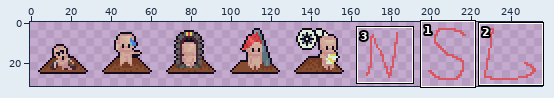
Two versions of one sprite sheet, assets/graphics/editor/Editor_Button_Icons.png. The first picture is a wide view before the edit; the outline marks the close-up.
Close-up. Earlier state:
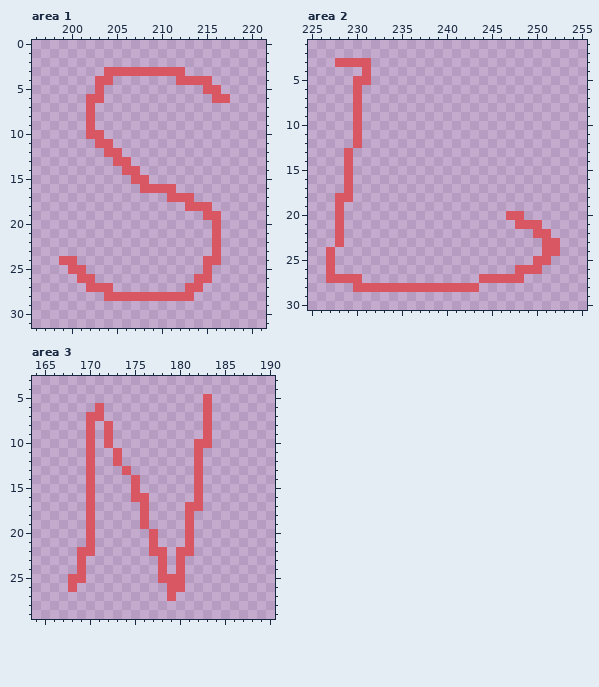
The file is 512x64 pixels, drawn in blocks of 2x2; one block is one cell here. Shown: area 1: x 196..221, y 0..31; area 2: x 225..255, y 1..30; area 3: x 164..190, y 3..29.
The same view after the edit:
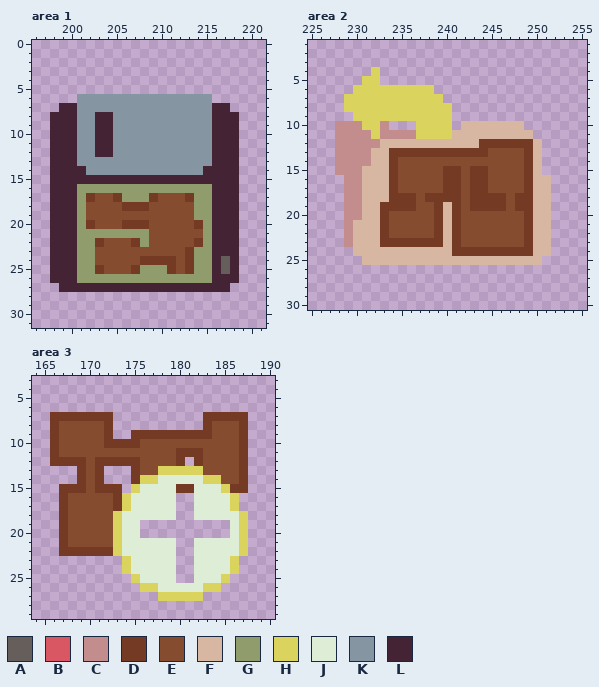
Palette (. is transparent): A #665e5a  B #d95763  C #c38d8d  D #743a24  E #854c30  F #d7b7a2  G #919c6d  H #dad45e  J #deeed6  K #8595a1  L #442434
Changes in this commit:
Changed rows in their new state; - is an unchanged pixel.
Area 1:
first column x 198:
 3 ------.........------
 4 -----..-------....---
 5 -----.-----------..--
 6 ---KKKKKKKKKKKKKKK..-
 7 -LLKKKKKKKKKKKKKKKLL-
 8 LLLKKLLKKKKKKKKKKKLLL
 9 LLLKKLLKKKKKKKKKKKLLL
10 LLLKKLLKKKKKKKKKKKLLL
11 LLLKKLLKKKKKKKKKKKLLL
12 LLLKKLLKKKKKKKKKKKLLL
13 LLLKKKKKKKKKKKKKKKLLL
14 LLLLKKKKKKKKKKKKKLLLL
15 LLLLLLLLLLLLLLLLLLLLL
16 LLLGGGGGGGGGGGGGGGLLL
17 LLLGDEEDGGGDEEEDGGLLL
18 LLLGEEEEDDDEEEEEGGLLL
19 LLLGEEEEEEEEEEEEGGLLL
20 LLLGDEEEDDDEEEEEDGLLL
21 LLLGGGGGGGGEEEEEEGLLL
22 LLLGGDEEEDGEEEEEDGLLL
23 LLLGGEEEEEEEEEEDGGLLL
24 LLLGGEEEEEDDDDEDGGLAL
25 LLLGGDEEEDGGGDEDGGLAL
26 LLLGGGGGGGGGGGGGGGLLL
27 -LLLLLLLLLLLLLLLLLLL-
28 ------..........-----
Area 2:
first column x 227:
 3 -....---------------------
 4 ----.H--------------------
 5 ---.HH--------------------
 6 ---HHHHHHHHH--------------
 7 --HHHHHHHHHHH-------------
 8 --HHHHHHHHHHHH------------
 9 ---HHHHHHHHHHH------------
10 -CCCHHC---HHHH-FFFFFFF----
11 -CCCCHCCCCHHHHFFFFFFFFF---
12 -CCCCCFFFFFFFFFFFDDDDDDF--
13 -CCCCFFDDDDDDDDDDDEEEEDF--
14 -CCCCFFDEEEEEEEEEEEEEEDF--
15 -CCCFFFDEEEEEDDEDDEEEEDF--
16 --CCFFFDEEEEEDDEDDEEEEDFF-
17 --CCFFFDEEEEEDDEDDEEEEDFF-
18 -.CCFFFDDDEDDDDEDDDDEDDFF-
19 -.CCFFDDDDEEDFDEDDDDEDDFF-
20 -.CCFFDEEEEEDFDEEEEEEEDFF-
21 -.CFFFDEEEEEDFDEEEEEEEDFF-
22 -.CFFFDEEEEEDFDEEEEEEEDFF-
23 -.CFFFDDDDDDDFDEEEEEEEDFF.
24 .--FFFFFFFFFFFDDDDDDDDDFF.
25 .---FFFFFFFFFFFFFFFFFFFF.-
26 .--------------------...--
27 ....-------------.....----
28 ---..............---------
Area 3:
first column x 166:
 5 -----------------.----
 6 -----.-----------.----
 7 DDDDDDD----------DDDDD
 8 DEEEEED----------DEEED
 9 DEEEEED--DDDDDDDDDEEED
10 DEEEEEDDDDEEEEEEEEEEED
11 DEEEEEEEEEEEEEDDDEEEED
12 DDDDEDDDDDEEEED-DEEEED
13 ---DED--.DEEHHHHHEEEED
14 ---DED---DHHJJJJJHHEED
15 -DDDEDDD-HJJJJDDJJJHDD
16 -DEEEEEDHJJJJJ--JJJJH-
17 -DEEEEEDHJJJJJ-.JJJJH-
18 -DEEEEEHJJJJJJ-.JJJJJH
19 -DEEEEEHJJ.----.----JH
20 -DEEEEEHJJ-.---.----JH
21 -DEEEEEHJJJJJJ-.JJJJJH
22 -DDDDDDHJJJJJJ..JJJJJH
23 ---.----HJJJJJ.-JJJJH-
24 ---.----HJJJJJ.-JJJJH-
25 --..-----HJJJJ.-JJJH--
26 --.-------HHJJJJJHH---
27 ------------HHHHH-----
Changed places in both close-ups, as pixel boxes (x1, y1, x2, y2):
changed: (50, 67, 239, 301)
changed: (326, 58, 560, 292)
changed: (50, 394, 248, 601)
